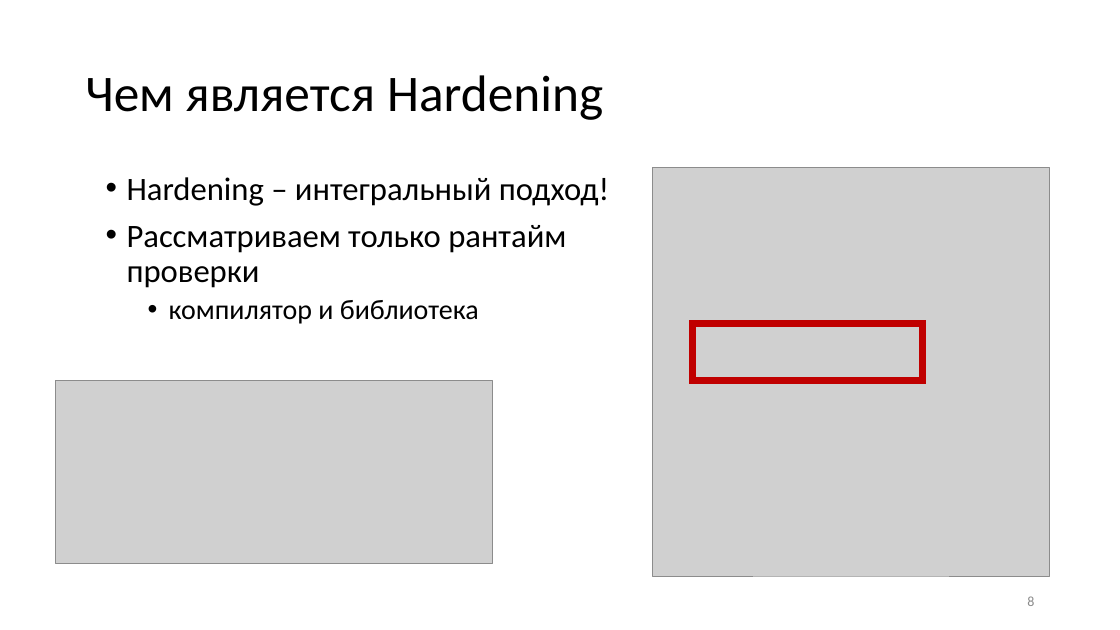
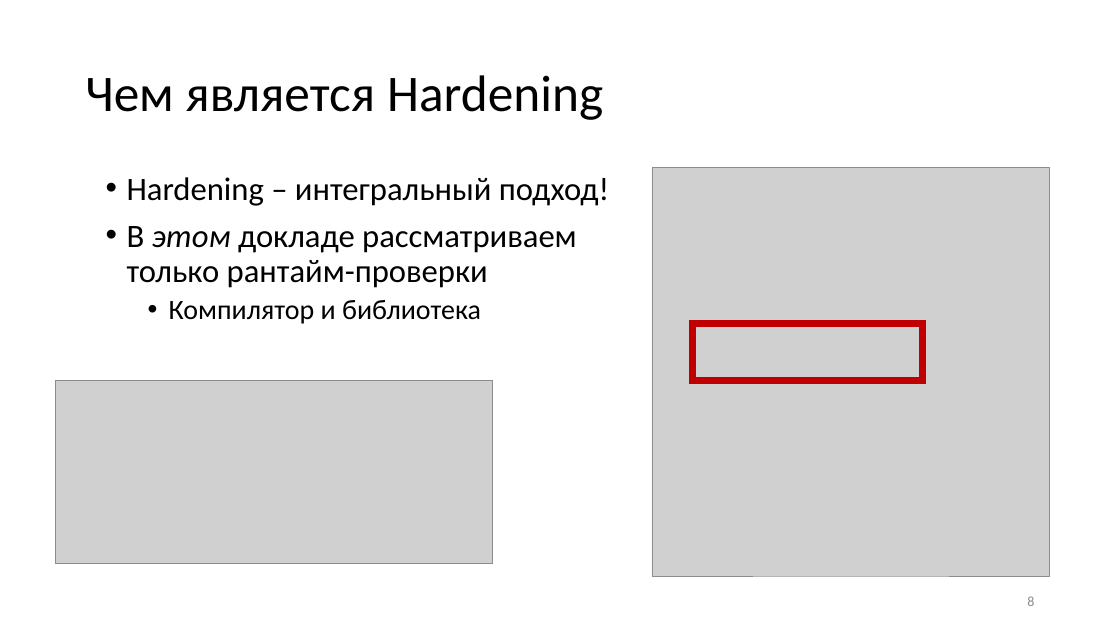
Before and after one commit to yugr/slides, a slide deck: slide 8 of CppZeroCost/2025/Rusyaev/hardening_v2.pptx. Drawn at 1120x630 pixels with LibreOffice and Linux fonts; fonts in the diff are those of the drawing; grey boxes stand for pictures. Boxes give left, top, right and bottom in pixels: in the first picture for what was removed or moved away, otherwise in the second. Text is boxed around its words. In the diff, an @@ line names an element or a change of style, - is before the commit and + after.

```diff
--- a/CppZeroCost/2025/Rusyaev/hardening_v2.pptx
+++ b/CppZeroCost/2025/Rusyaev/hardening_v2.pptx
@@ text at <box>127,226,577,324</box>: text changed @@
-• Рассматриваем только рантайм проверки
-  • компилятор и библиотека
+• В этом докладе рассматриваем только рантайм-проверки
+  • Компилятор и библиотека
```
Also in this commit, not shown: 10 other slides changed, 2 slides removed, 1 other file.
